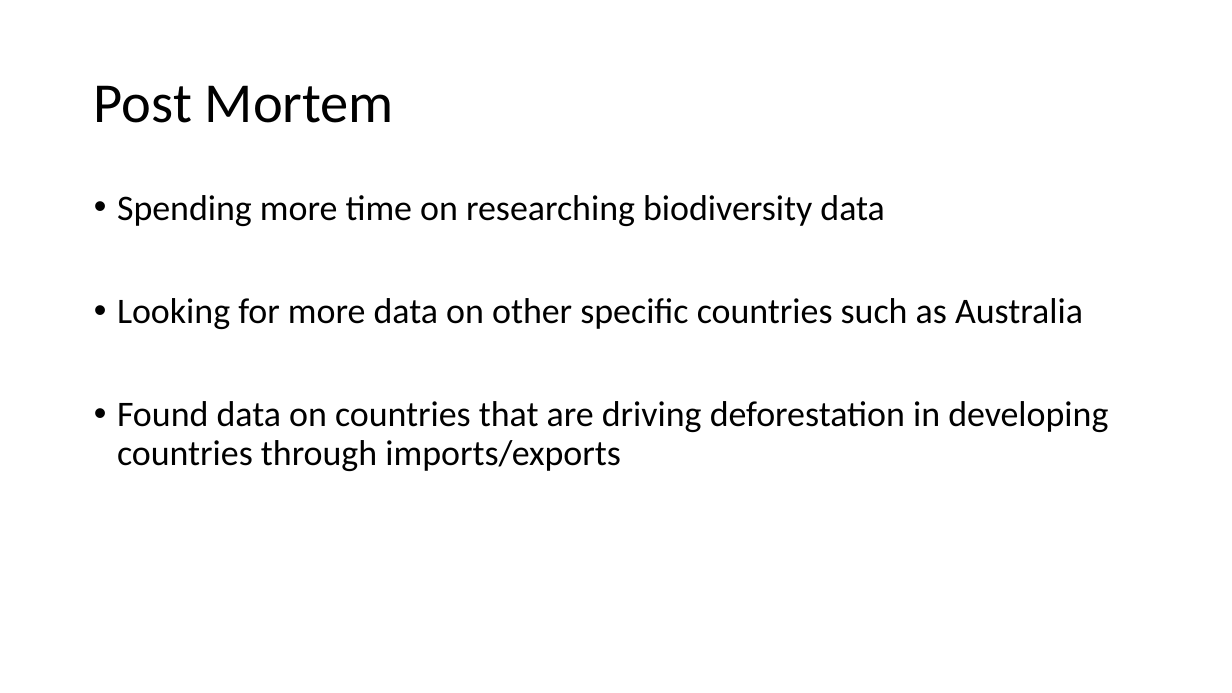
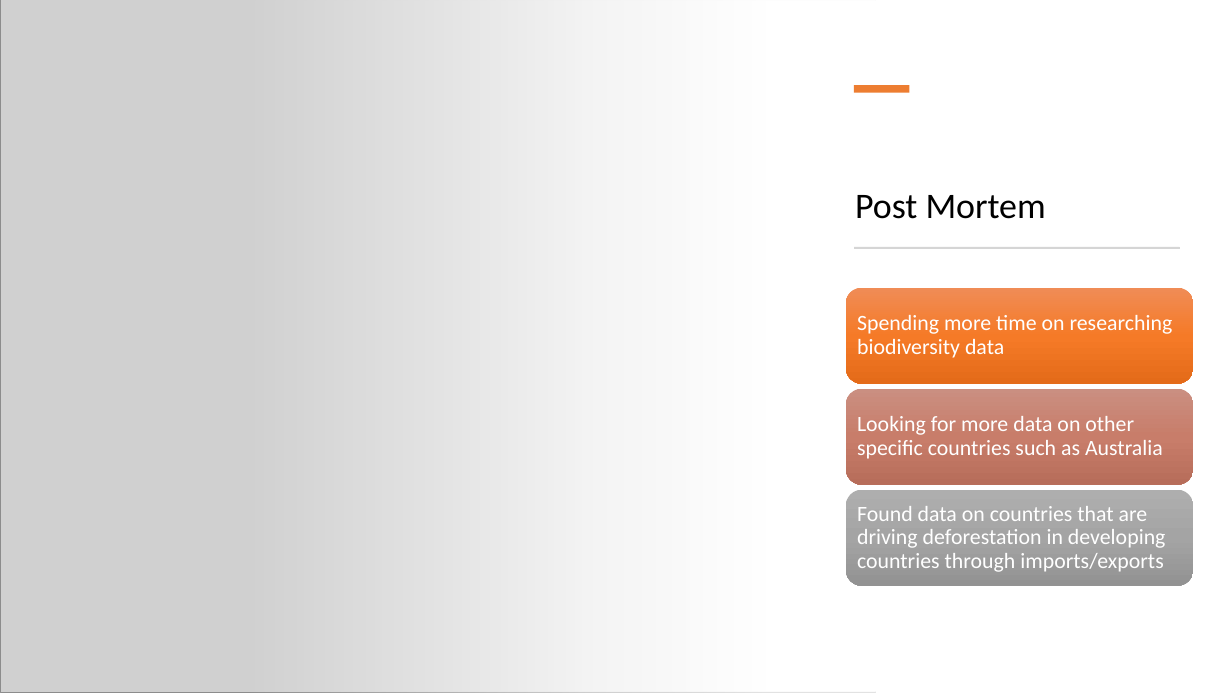
Before and after one commit to MorganMaciupa/Data_Analytics_ReforestationProject, a slide deck: slide 14 of Presentation.pptx. Drawn at 1232x693 pixels with LibreOffice and Linux fonts; fonts in the diff are those of the drawing; grey boxes stand for pictures. Boxes give left, top, right and bottom in pixels: in the first picture for what was removed or moved away, otherwise in the second. Text is boxed around its words. In the diff, an @@ line names an element or a change of style, - is before the commit and + after.

```diff
--- a/Presentation.pptx
+++ b/Presentation.pptx
@@ picture added at (0,0,876,693) @@
@@ rectangle added at (246,0,1232,693), fill gradient #FFFFFF @@
@@ rectangle added at (854,85,909,92), fill #ED7D31 @@
@@ title "Post Mortem": place and size @@
-title "Post Mortem" at (94,85,394,123)
+title "Post Mortem" at (855,195,1046,219)
@@ title "Post Mortem" at (855,195,1046,219): size 44 to 28 pt; vertical alignment middle to bottom @@
@@ text removed at (117,195,1108,471) @@
-• Spending more time on researching biodiversity data
-• Looking for more data on other specific countries such as Australia
-• Found data on countries that are driving deforestation in developing countries through imports/exports
@@ rectangle added at (854,247,1179,248), fill #D5D5D5, outline #D5D5D5 0.25 pt @@
@@ group added at (846,287,1193,586): 3 rounded rectangles, 3 texts @@
+Spending more time on researching biodiversity data
+Looking for more data on other specific countries such as Australia
+Found data on countries that are driving deforestation in developing countries through imports/exports
```
Also in this commit, not shown: 6 other slides changed, 8 slides added, 8 slides removed, 4 other files.
